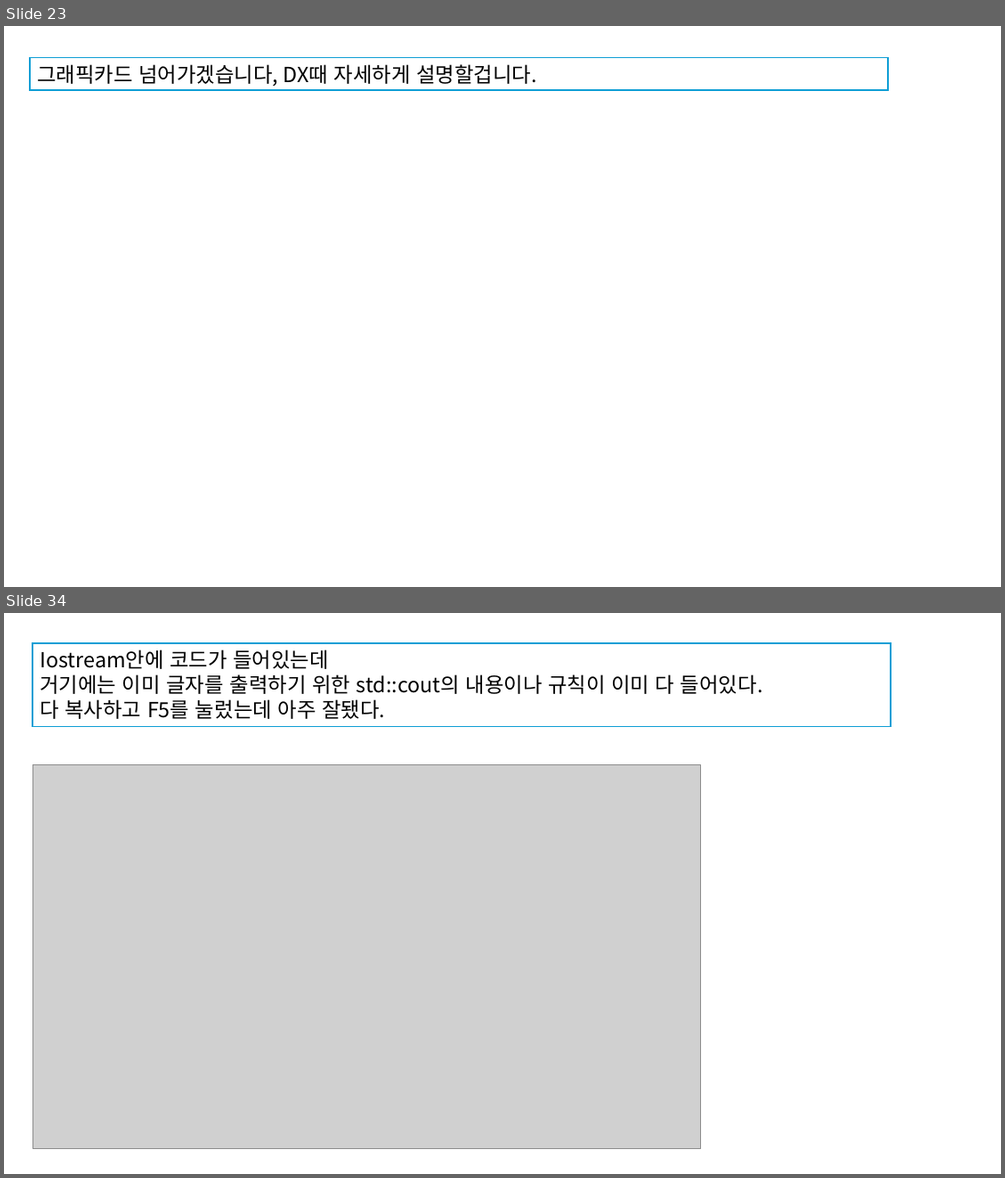
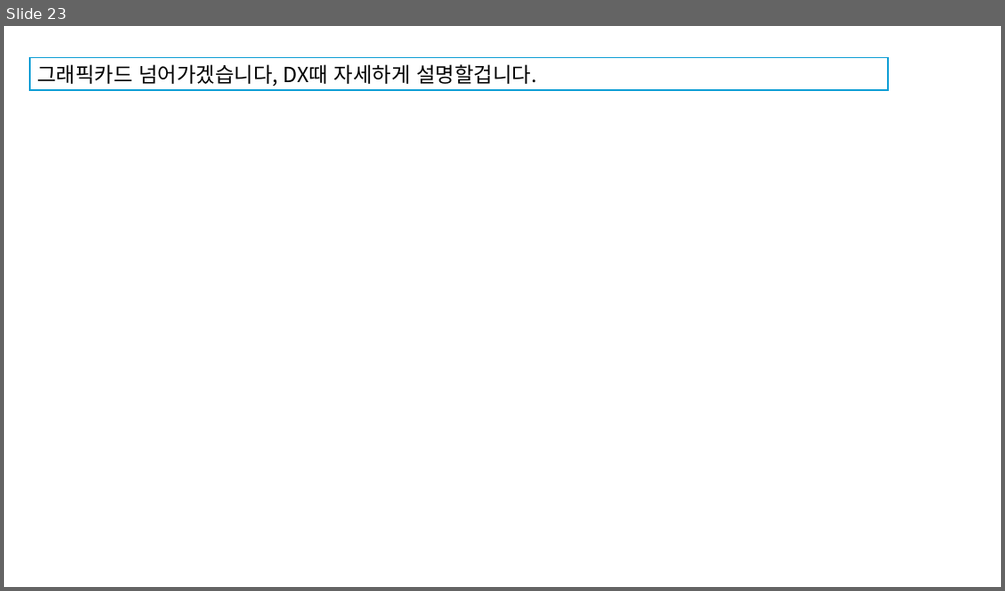
Before and after one commit to JaeSuGang/AssortRockAssignment, a slide deck: DOC/240910_프로젝트만들기.pptx. Shown one above the other, each under a label of ours: slides 23 and 34 before the commit, slide 23 after it; the slides between them are not shown. The pictures are 1005x1178 and 1005x591 pixels, drawn with LibreOffice and Linux fonts; fonts in the diff are those of the drawing; grey boxes stand for pictures. Boxes give left, top, right and bottom in pixels: in the first picture for what was removed or moved away, otherwise in the second. Text is boxed around its words. In the diff, an @@ line names an element or a change of style, - is before the commit and + after.

```diff
--- a/DOC/240910_프로젝트만들기.pptx
+++ b/DOC/240910_프로젝트만들기.pptx
@@ slide 34 removed at <box>4,613,1001,1174</box>, background #FFFFFF @@
@@ rectangle removed at <box>32,643,890,727</box> @@
-Iostream안에 코드가 들어있는데
-거기에는 이미 글자를 출력하기 위한 std::cout의 내용이나 규칙이 이미 다 들어있다.
-다 복사하고 F5를 눌렀는데 아주 잘됐다.
@@ picture removed at <box>32,765,700,1149</box> @@
```
Also in this commit, not shown: 11 other slides removed, 10 other files.
